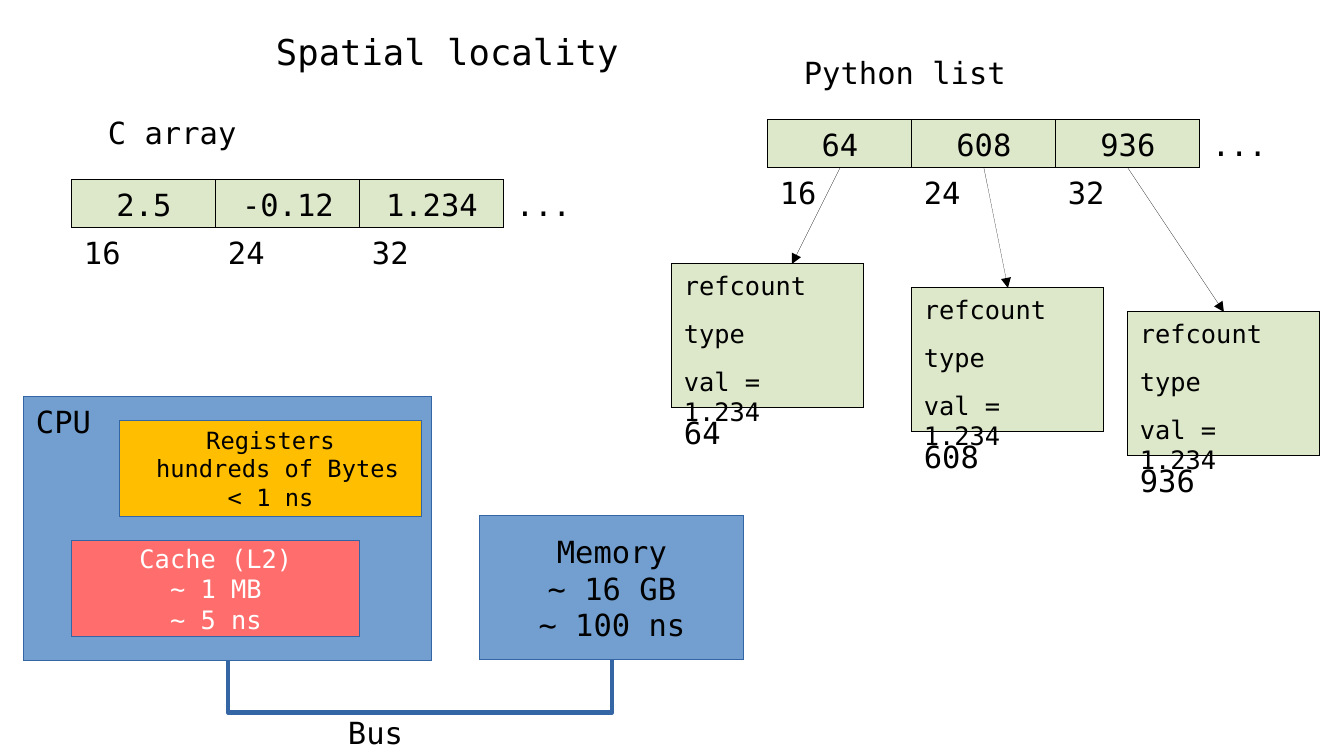
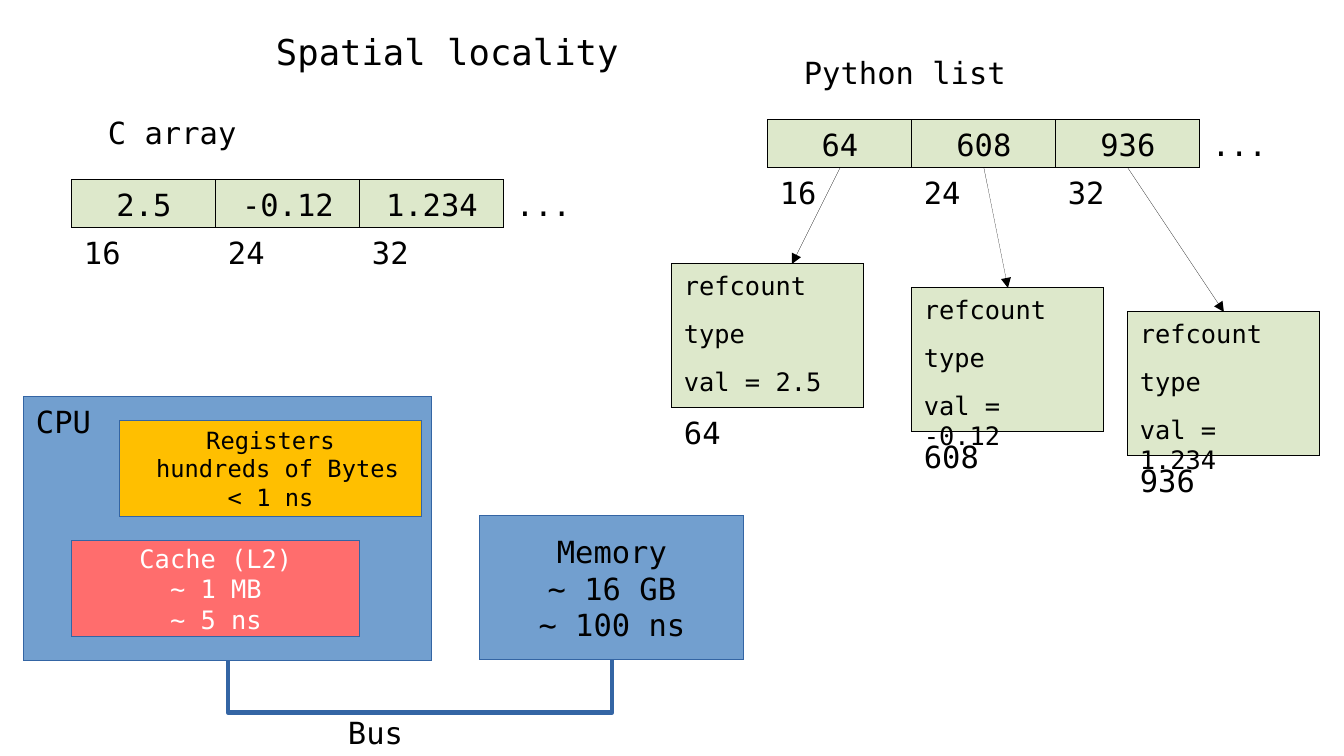
Before and after one commit to neurodatascience/QLS-course-materials, a slide deck: slide 11 of Lectures/04-NumPy_SciPy/slides.odp (slide 10 before the commit). Drawn at 1344x756 pixels with LibreOffice and Linux fonts; fonts in the diff are those of the drawing. Boxes give left, top, right and bottom in pixels: in the first picture for what was removed or moved away, otherwise in the second. Text is boxed around its words. In the diff, an @@ line names an element or a change of style, - is before the commit and + after.

```diff
--- a/Lectures/04-NumPy_SciPy/slides.odp
+++ b/Lectures/04-NumPy_SciPy/slides.odp
@@ text at [684, 371, 822, 392]: text changed @@
-val = 1.234
+val = 2.5
@@ text at [924, 395, 1000, 451]: text changed @@
-val = 1.234
+val = -0.12
```
Also in this commit, not shown: 3 other slides changed, 5 slides added, 1 other file.
